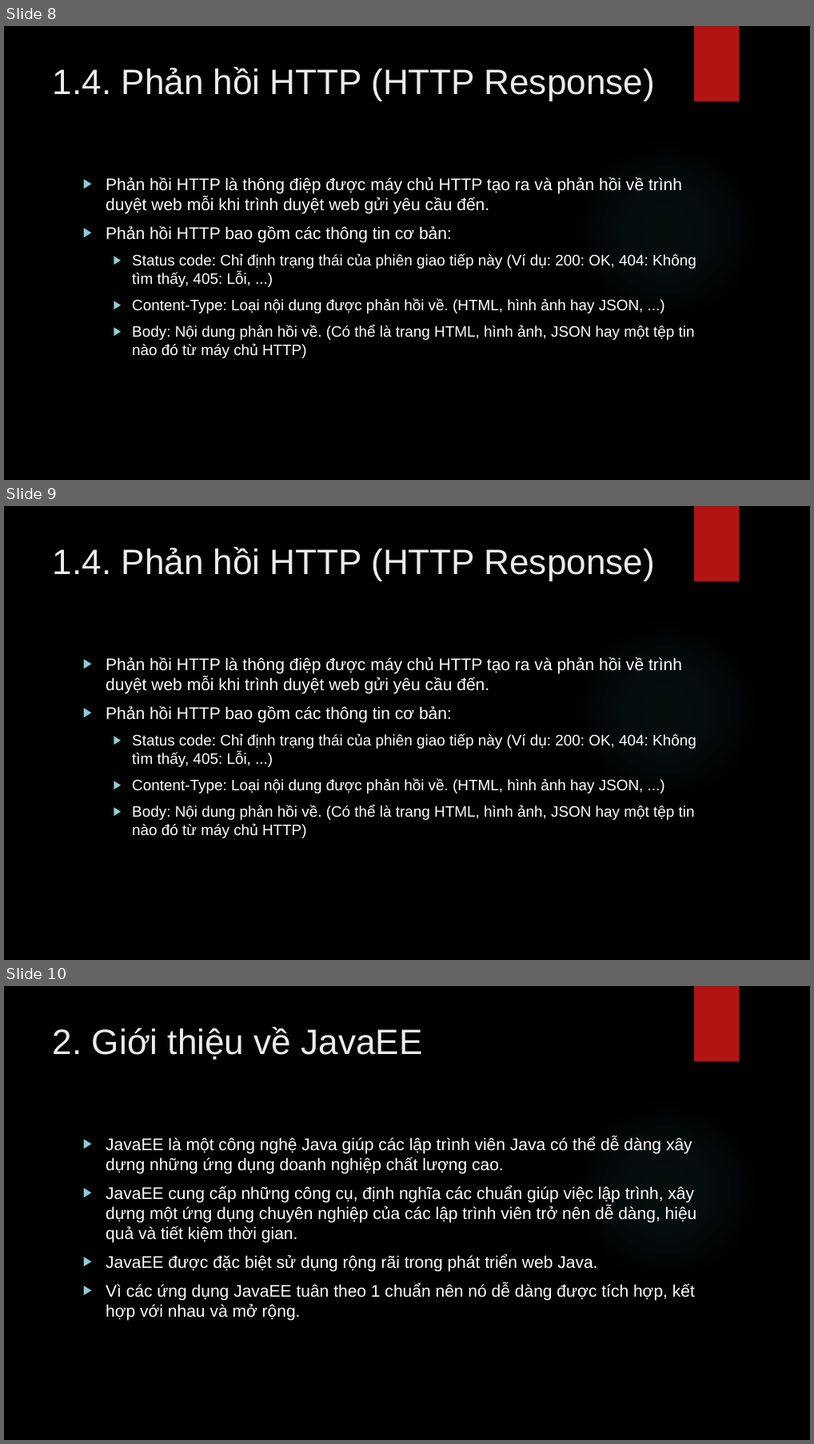
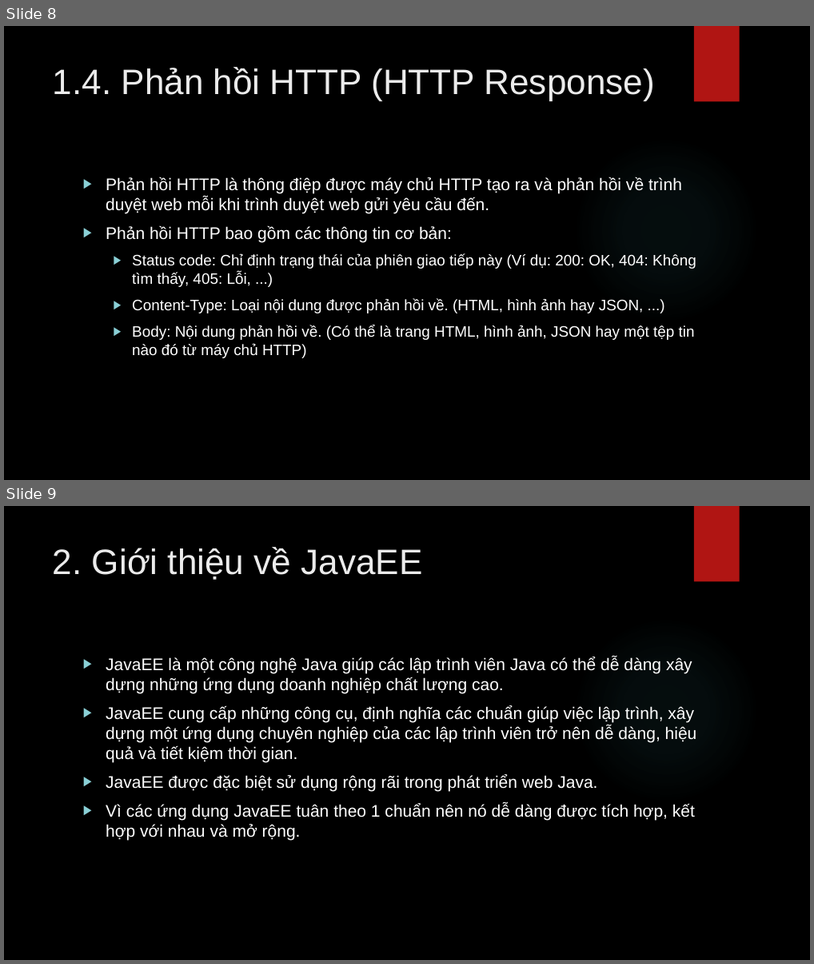
Before and after one commit to lequochai26/GDUTraining_Basic_Java_Web_Development, a slide deck: Slides/Day_7_1.pptx. Shown one above the other, each under a label of ours: slides 8, 9 and 10 before the commit, slides 8 and 9 after it. The pictures are 814x1444 and 814x964 pixels, drawn with LibreOffice and Linux fonts; fonts in the diff are those of the drawing; background and template pictures are left out. Boxes give left, top, right and bottom in pixels: in the first picture for what was removed or moved away, otherwise in the second. Text is boxed around its words. In the diff, an @@ line names an element or a change of style, - is before the commit and + after.

Commit message:
Modified Day_7_1.

```diff
--- a/Slides/Day_7_1.pptx
+++ b/Slides/Day_7_1.pptx
@@ slide 9 removed at <box>4,506,810,960</box>, background picture (left out); not listed: 2 template elements that a slide beside it also shows @@
@@ title removed at <box>53,547,655,580</box> @@
-1.4. Phản hồi HTTP (HTTP Response)
@@ text removed at <box>106,657,697,838</box> @@
-▶ Phản hồi HTTP là thông điệp được máy chủ HTTP tạo ra và phản hồi về trình duyệt web mỗi khi trình duyệt web gửi yêu cầu đến.
-▶ Phản hồi HTTP bao gồm các thông tin cơ bản:
-  ▶ Status code: Chỉ định trạng thái của phiên giao tiếp này (Ví dụ: 200: OK, 404: Không tìm thấy, 405: Lỗi, ...)
-  ▶ Content-Type: Loại nội dung được phản hồi về. (HTML, hình ảnh hay JSON, ...)
-  ▶ Body: Nội dung phản hồi về. (Có thể là trang HTML, hình ảnh, JSON hay một tệp tin nào đó từ máy chủ HTTP)
@@ what was slide 10 is now slide 9 @@
```
Also in this commit, not shown: 2 slides added.
